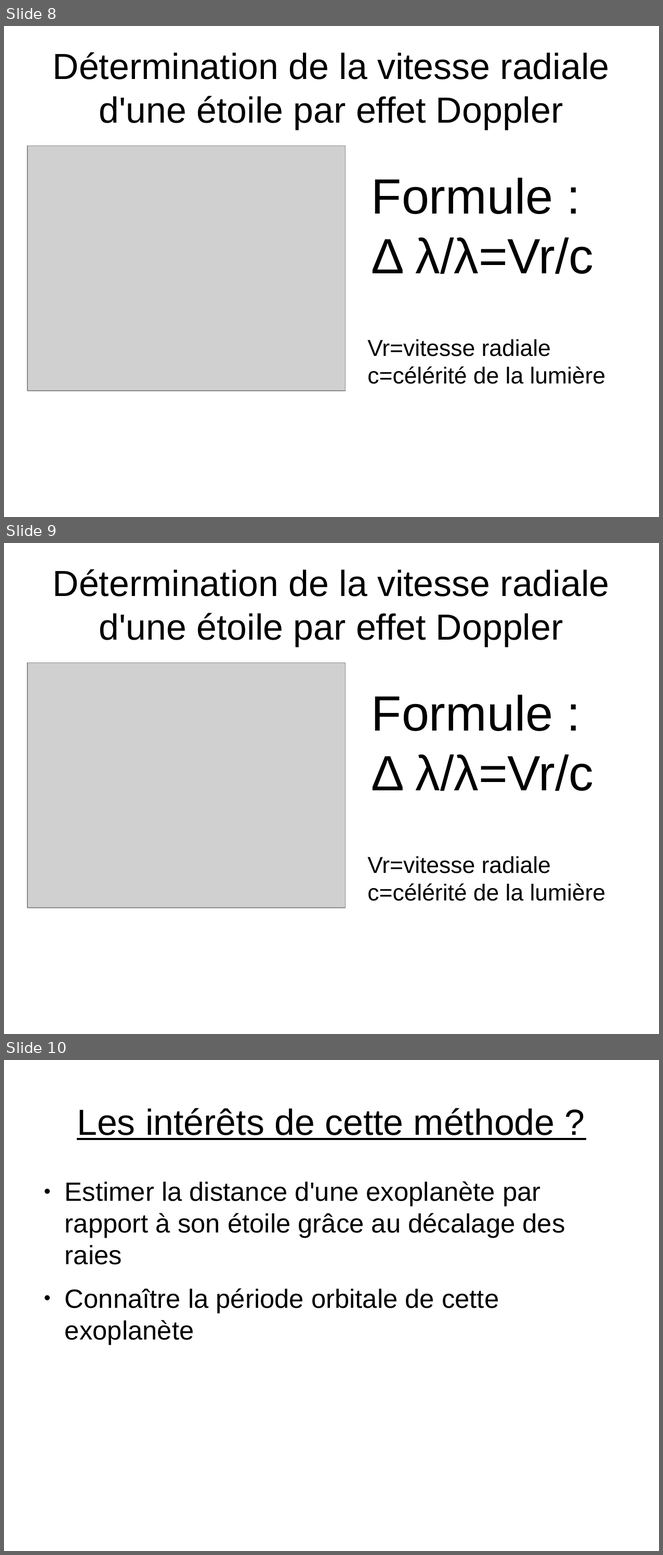
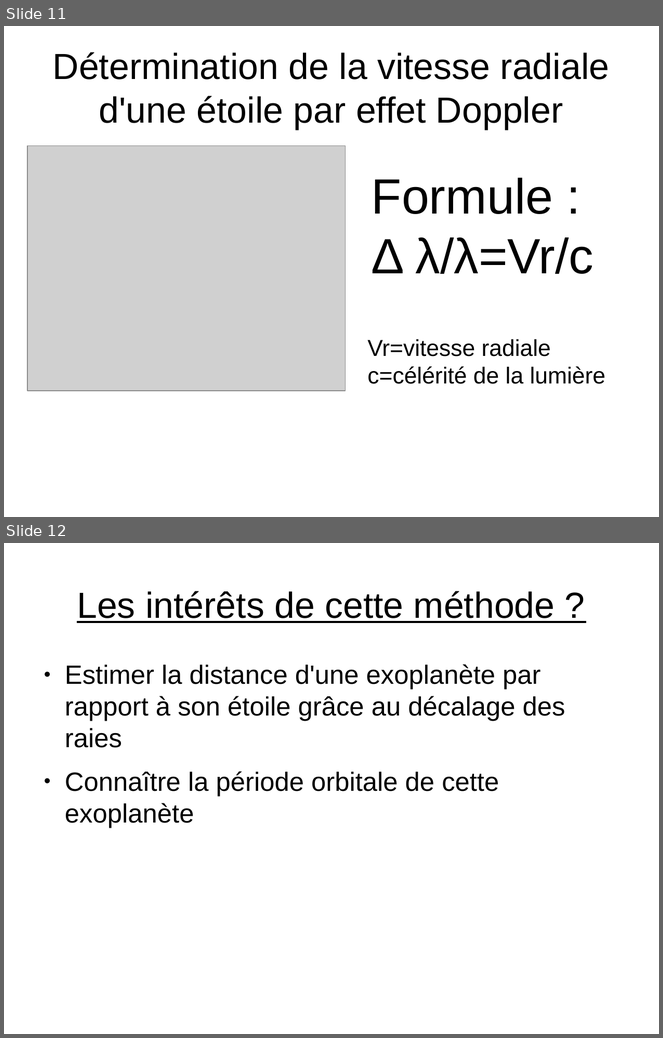
Before and after one commit to ARE-UPMC/are-gravite-2017-exoplantes-maxz, a slide deck: podcast.odp. Shown one above the other, each under a label of ours: slides 8, 9 and 10 before the commit, slides 11 and 12 after it. The pictures are 663x1555 and 663x1038 pixels, drawn with LibreOffice and Linux fonts; fonts in the diff are those of the drawing; grey boxes stand for pictures. Boxes give left, top, right and bottom in pixels: in the first picture for what was removed or moved away, otherwise in the second. Text is boxed around its words. In the diff, an @@ line names an element or a change of style, - is before the commit and + after.

```diff
--- a/podcast.odp
+++ b/podcast.odp
@@ slide 9 removed at (4,543,659,1034), background #FFFFFF @@
@@ title removed at (53,569,610,646) @@
-Détermination de la vitesse radiale d'une étoile par effet Doppler
@@ picture removed at (27,663,345,908) @@
@@ text removed at (372,695,594,791) @@
-Formule :
-Δ λ/λ=Vr/c
@@ text removed at (367,856,606,901) @@
-Vr=vitesse radiale
-c=célérité de la lumière
@@ what was slide 8 is now slide 11 @@
@@ what was slide 10 is now slide 12 @@
```
Also in this commit, not shown: 2 slides changed, 5 slides added, 1 other slide removed.
